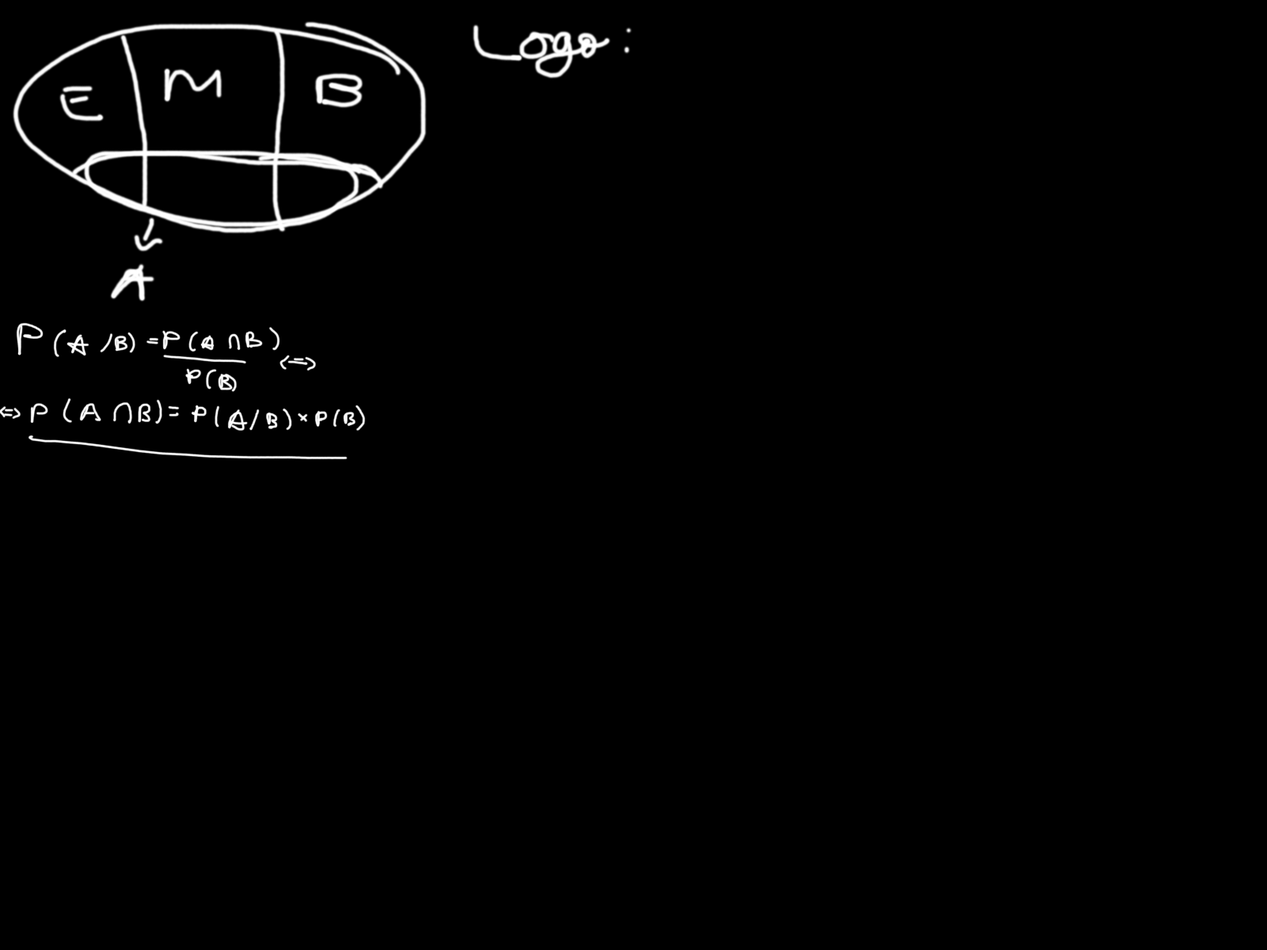
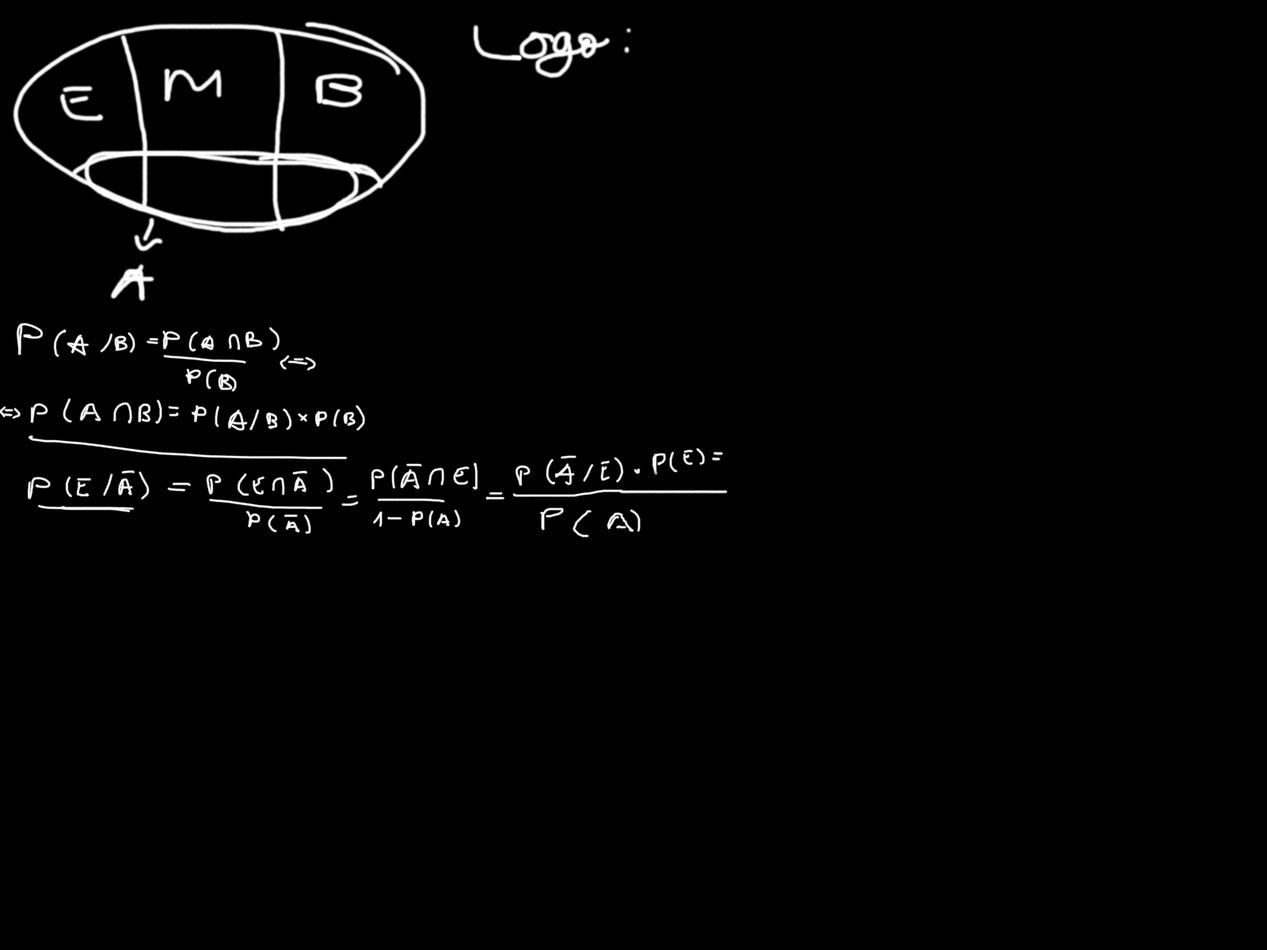
Before/after of a (1267, 950) layered artwork. What changed in the layer stack:
painted on "Layer 1" over [26, 447, 729, 538]
painted on "Background" over [26, 447, 729, 538]
